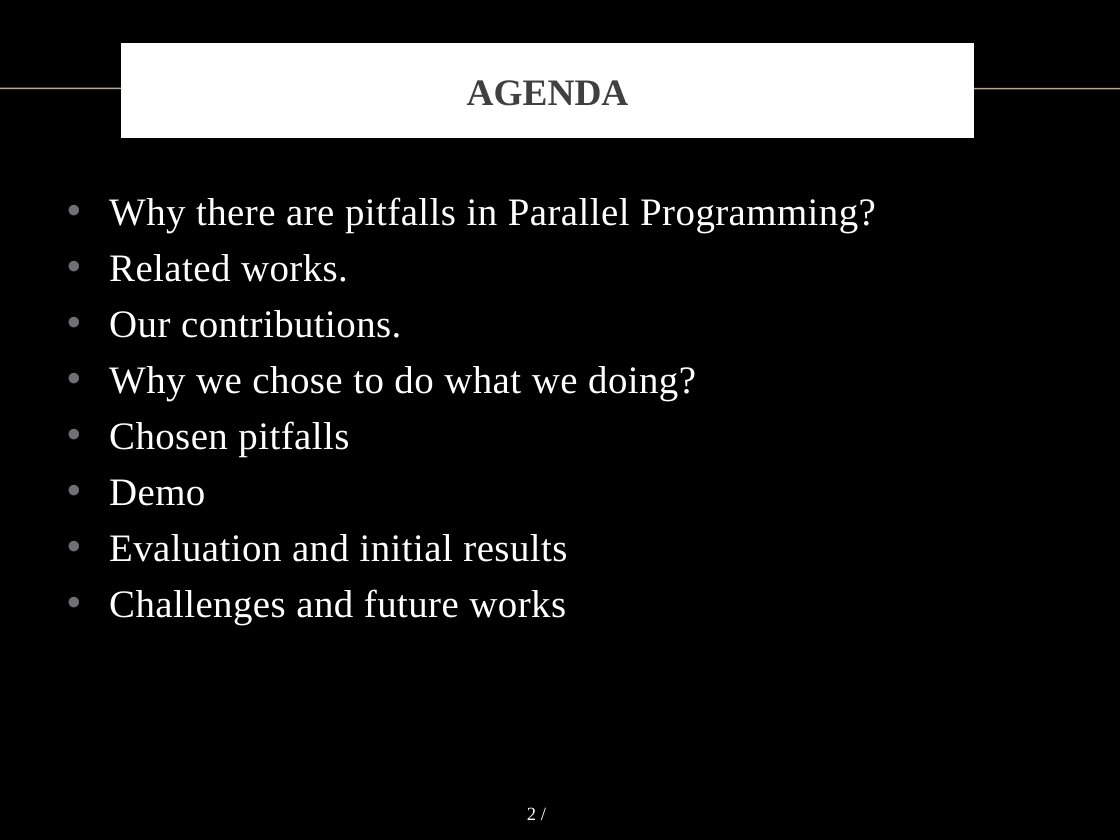
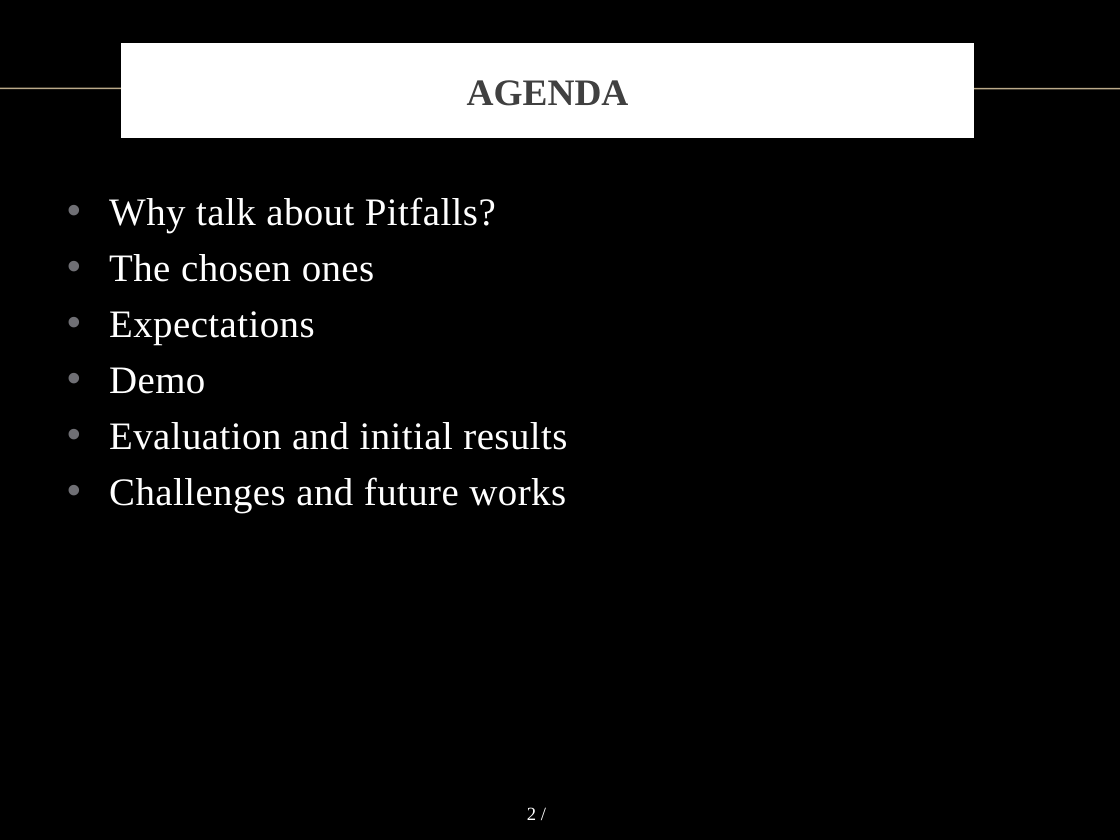
Before and after one commit to vong-srey/Paravantage, a slide deck: slide 2 of Presentation.pptx. Drawn at 1120x840 pixels with LibreOffice and Linux fonts; fonts in the diff are those of the drawing; background and template pictures are left out. Boxes give left, top, right and bottom in pixels: in the first picture for what was removed or moved away, otherwise in the second. Text is boxed around its words. In the diff, an @@ line names an element or a change of style, - is before the commit and + after.

Commit message:
Updated Presentation
Slides 1-9 updated, please check for your previous changes.

```diff
--- a/Presentation.pptx
+++ b/Presentation.pptx
@@ text at bbox=[109, 197, 496, 345]: text changed @@
-• Why there are pitfalls in Parallel Programming?
-• Related works.
-• Our contributions.
-• Why we chose to do what we doing?
-• Chosen pitfalls
+• Why talk about Pitfalls?
+• The chosen ones
+• Expectations
```
Also in this commit, not shown: 9 other slides changed.
